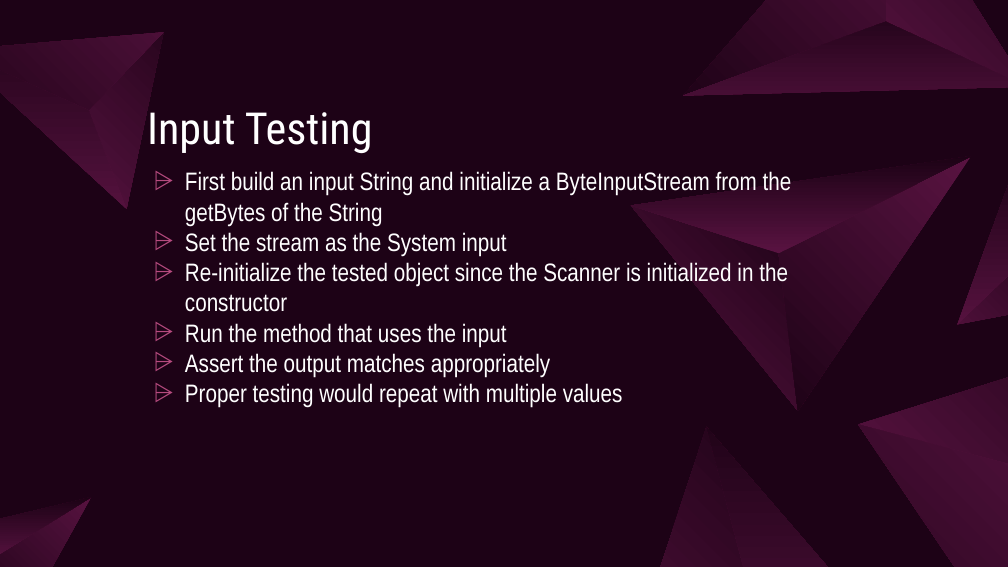
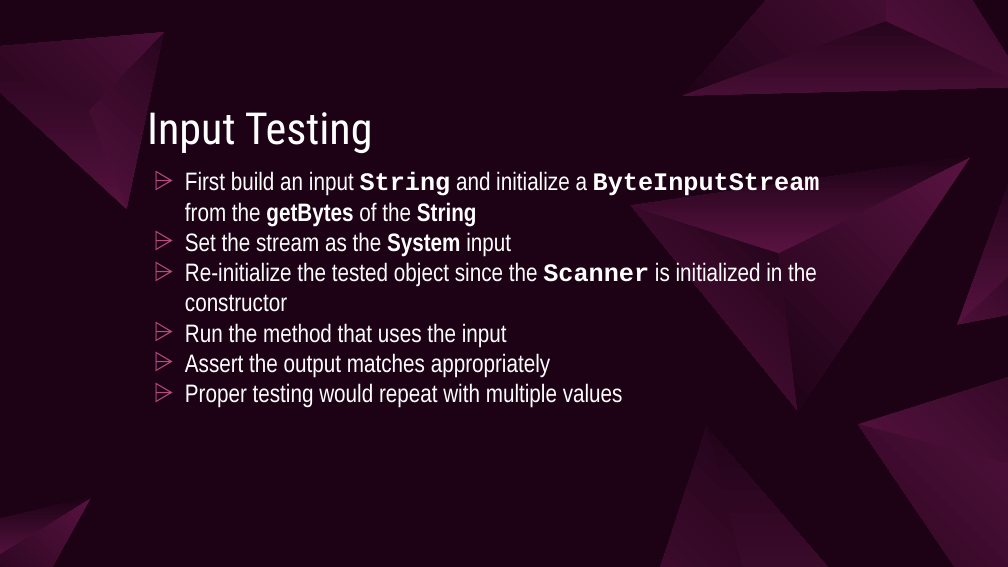
Before and after one commit to CodyHenrichsen-CTEC/JUnitAndReflectionSample, a slide deck: slide 7 of Console Testing.pptx. Drawn at 1008x567 pixels with LibreOffice and Linux fonts; fonts in the diff are those of the drawing. Boxes give left, top, right and bottom in pixels: in the first picture for what was removed or moved away, otherwise in the second. Text is boxed around its words. In the diff, an @@ line names an element or a change of style, - is before the commit and + after.

```diff
--- a/Console Testing.pptx
+++ b/Console Testing.pptx
@@ text at (185, 171, 820, 312): font Arial Narrow to Courier New in "String ByteInputStream", "Scanner"; bold on in "String ByteInputStream getBytes String", "System", "Scanner" @@
```
Also in this commit, not shown: 2 other slides changed, 2 other files.
